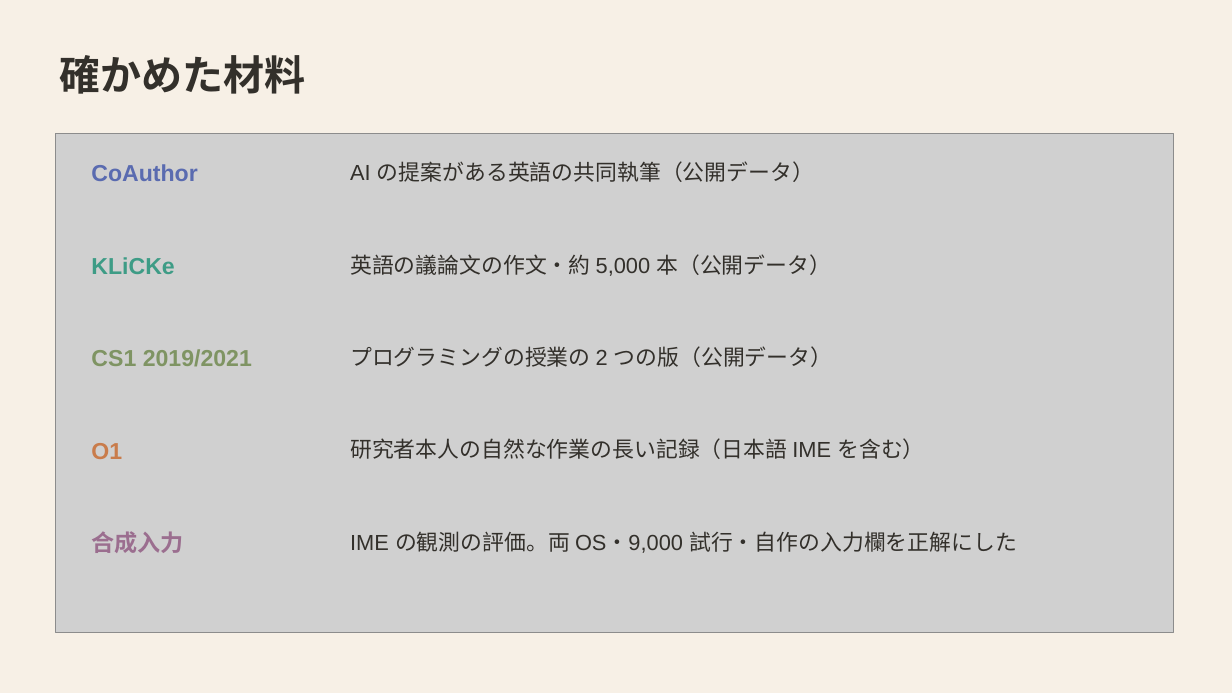
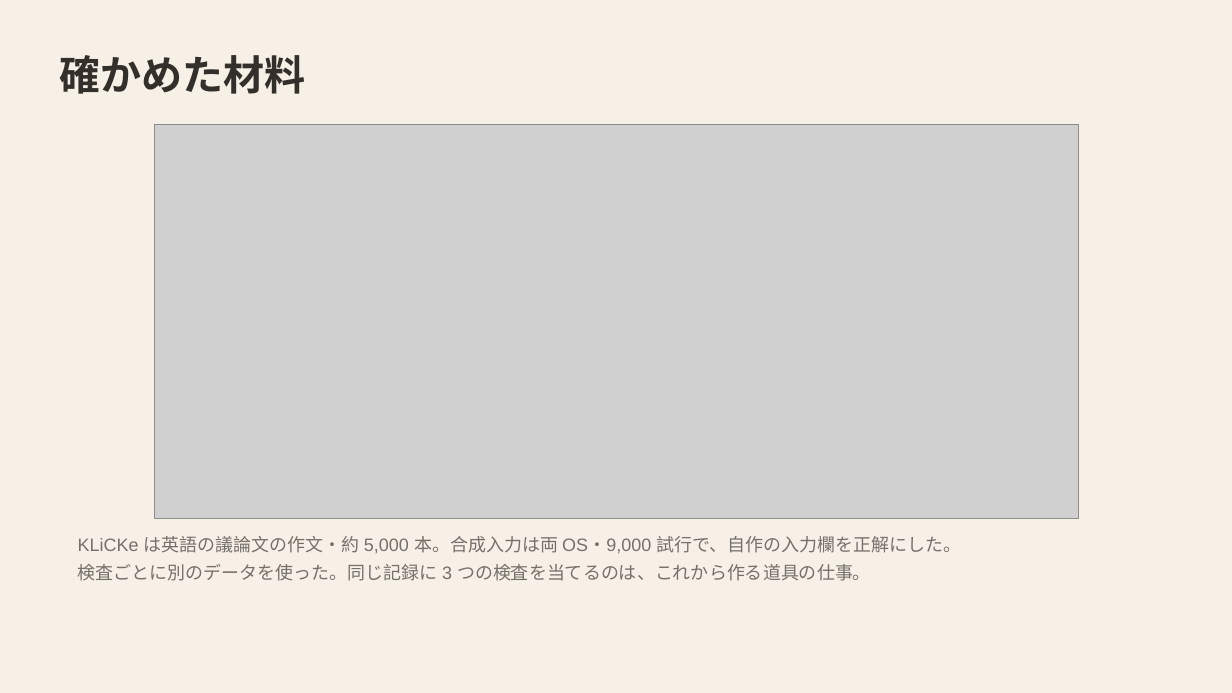
Before and after one commit to mikotomiura/GSE-prototype, a slide deck: slide 4 of docs/slides/project-overview/GSE_project_findings.pptx. Drawn at 1232x693 pixels with LibreOffice and Linux fonts; fonts in the diff are those of the drawing; grey boxes stand for pictures. Boxes give left, top, right and bottom in pixels: in the first picture for what was removed or moved away, otherwise in the second. Text is boxed around its words. In the diff, an @@ line names an element or a change of style, - is before the commit and + after.

```diff
--- a/docs/slides/project-overview/GSE_project_findings.pptx
+++ b/docs/slides/project-overview/GSE_project_findings.pptx
@@ picture: place and size @@
-picture at (55,134,1174,633)
+picture at (154,125,1079,519)
@@ text removed at (91,164,197,181) @@
-CoAuthor
@@ text removed at (350,161,814,182) @@
-AI の提案がある英語の共同執筆（公開データ）
@@ text removed at (91,257,174,274) @@
-KLiCKe
@@ text removed at (350,254,831,276) @@
-英語の議論文の作文・約 5,000 本（公開データ）
@@ text removed at (91,349,252,367) @@
-CS1 2019/2021
@@ text removed at (350,346,833,367) @@
-プログラミングの授業の 2 つの版（公開データ）
@@ text removed at (91,443,122,459) @@
-O1
@@ text removed at (350,438,924,459) @@
-研究者本人の自然な作業の長い記録（日本語 IME を含む）
@@ text at (78,536,961,581): text changed; size 17 to 14 pt; text colour #33302B to #74706A @@
-IME の観測の評価。両 OS・9,000 試行・自作の入力欄を正解にした
+KLiCKe は英語の議論文の作文・約 5,000 本。合成入力は両 OS・9,000 試行で、自作の入力欄を正解にした。
+検査ごとに別のデータを使った。同じ記録に 3 つの検査を当てるのは、これから作る道具の仕事。
@@ text removed at (91,531,183,553) @@
-合成入力
```
Also in this commit, not shown: 10 other slides changed, 31 other files.
